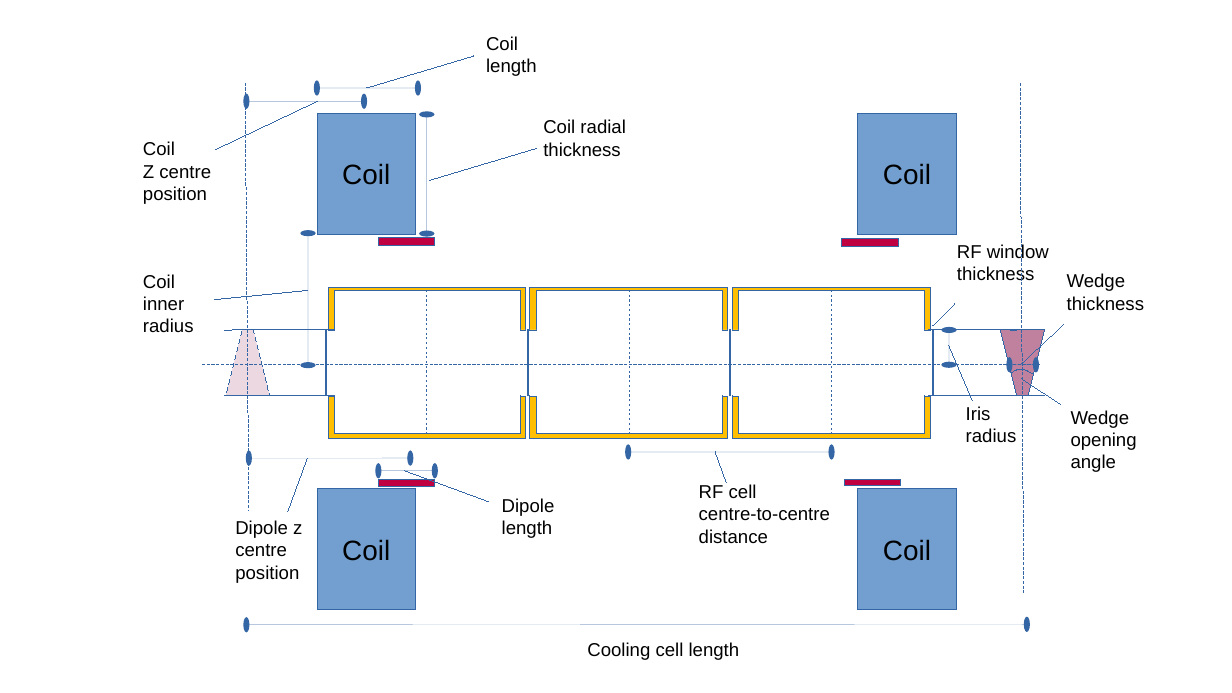
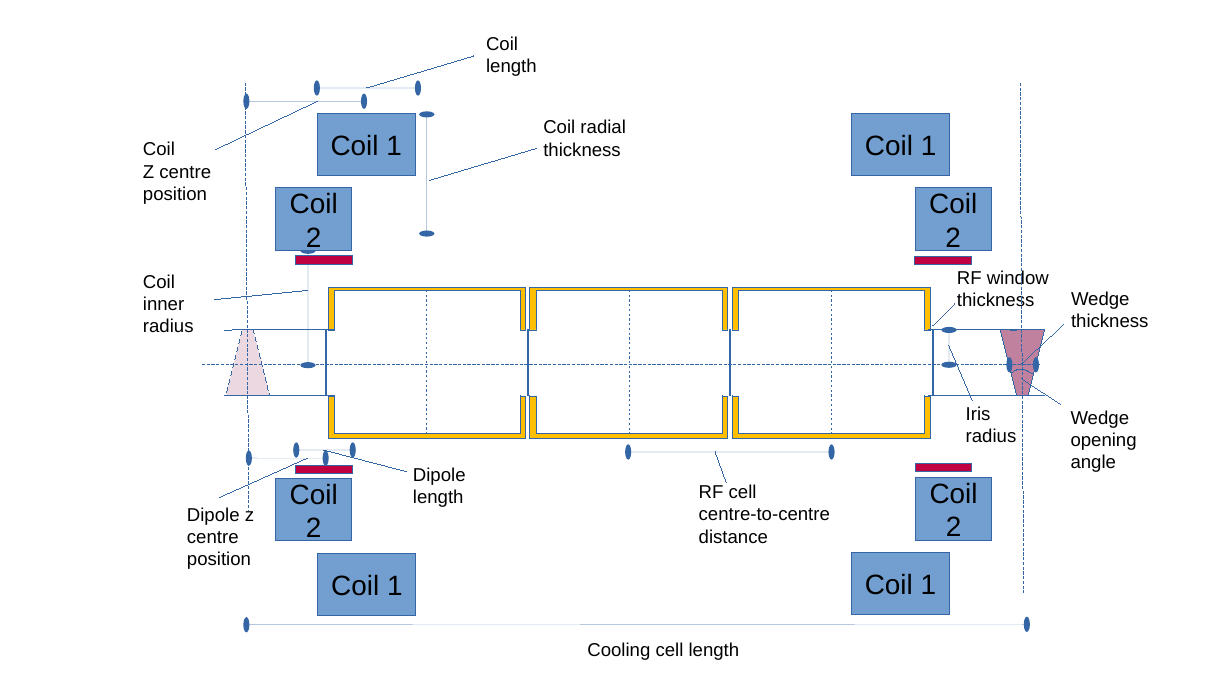
Before and after one commit to MuonCollider-WG4/cooling_demonstrator, a slide deck: slide 1 of lattice_description.odp. Drawn at 1232x693 pixels with LibreOffice and Linux fonts; fonts in the diff are those of the drawing. Boxes give left, top, right and bottom in pixels: in the first picture for what was removed or moved away, otherwise in the second. Text is boxed around its words. In the diff, an @@ line names an element or a change of style, - is before the commit and + after.

```diff
--- a/lattice_description.odp
+++ b/lattice_description.odp
@@ rectangle "Coil 1": place and size @@
-rectangle "Coil 1" at (318,113,416,234)
+rectangle "Coil 1" at (318,113,416,176)
@@ rectangle "Coil 1" at (852,113,950,176): mirrored @@
@@ rectangle "Coil 1": place and size @@
-rectangle "Coil 1" at (859,113,957,234)
+rectangle "Coil 1" at (852,113,950,176)
@@ text in rectangle at (331,134,402,156): text changed @@
-Coil
+Coil 1
@@ text in rectangle at (865,134,937,156): text changed @@
-Coil
+Coil 1
@@ rectangle: place and size @@
-rectangle at (379,238,436,246)
+rectangle at (296,256,353,264)
@@ double arrow moved from (309, 366) - (309, 234) to (309, 366) - (309, 250) @@
@@ rectangle: place and size @@
-rectangle at (842,238,899,247)
+rectangle at (916,256,973,264)
@@ rectangle at (916,256,973,264): mirrored @@
@@ text "RF window": place and size @@
-text "RF window" at (957,244,1049,285)
+text "RF window" at (957,270,1049,311)
@@ text "Wedge": place and size @@
-text "Wedge" at (1067,273,1144,311)
+text "Wedge" at (1071,291,1148,328)
@@ line moved from (307, 458) - (287, 512) to (307, 458) - (220, 497) @@
@@ double arrow moved from (410, 458) - (249, 458) to (325, 458) - (249, 458) @@
@@ double arrow moved from (435, 471) - (379, 471) to (353, 451) - (296, 451) @@
@@ line moved from (405, 471) - (489, 502) to (324, 451) - (407, 472) @@
@@ text "Dipole": place and size @@
-text "Dipole" at (502,498,555,538)
+text "Dipole" at (413,467,466,507)
@@ group added at (276,188,992,541): 4 rectangles @@
+Coil 2
+Coil 2
+Coil 2
+Coil 2
@@ text "Dipole z": place and size @@
-text "Dipole z" at (235,520,302,583)
+text "Dipole z" at (187,506,254,569)
@@ mirrored; rotation 0 to 180 degrees in 4 elements at (916,464,973,472), (295,465,352,473), (318,553,416,616), (852,552,950,615) @@
@@ text in rectangle at (331,574,403,596): text changed @@
-Coil
+Coil 1
@@ text in rectangle at (865,573,937,595): text changed @@
-Coil
+Coil 1
```
Also in this commit, not shown: 1 slide added, 3 other files.
